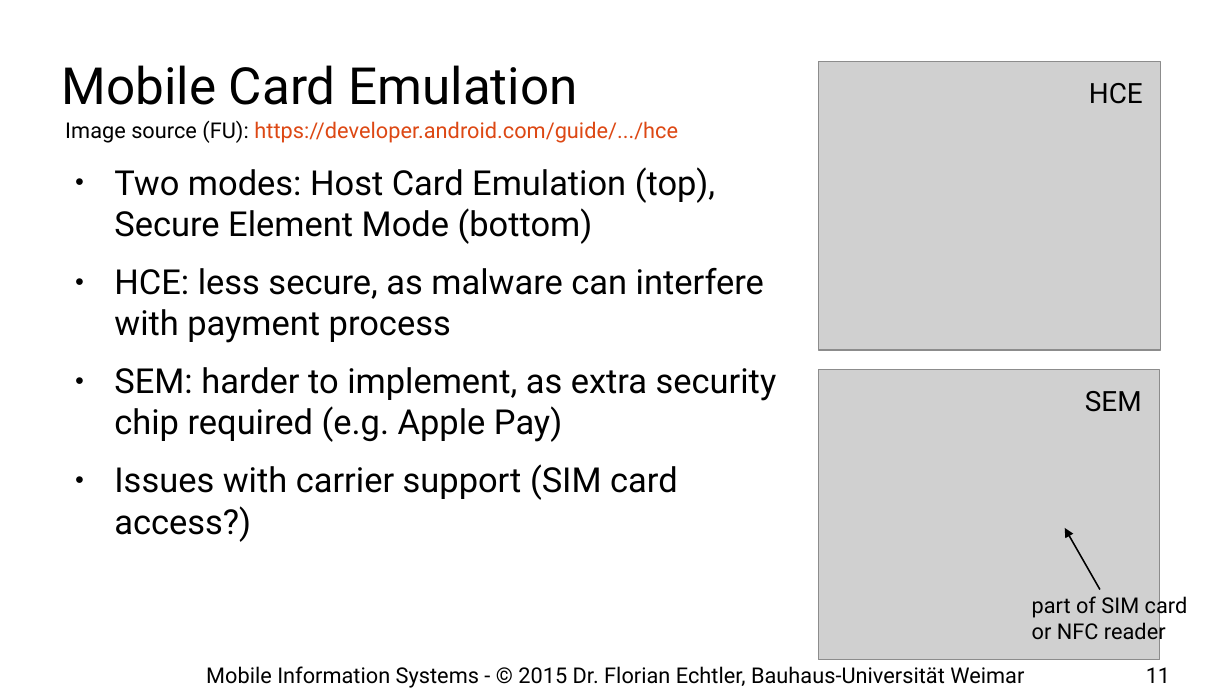
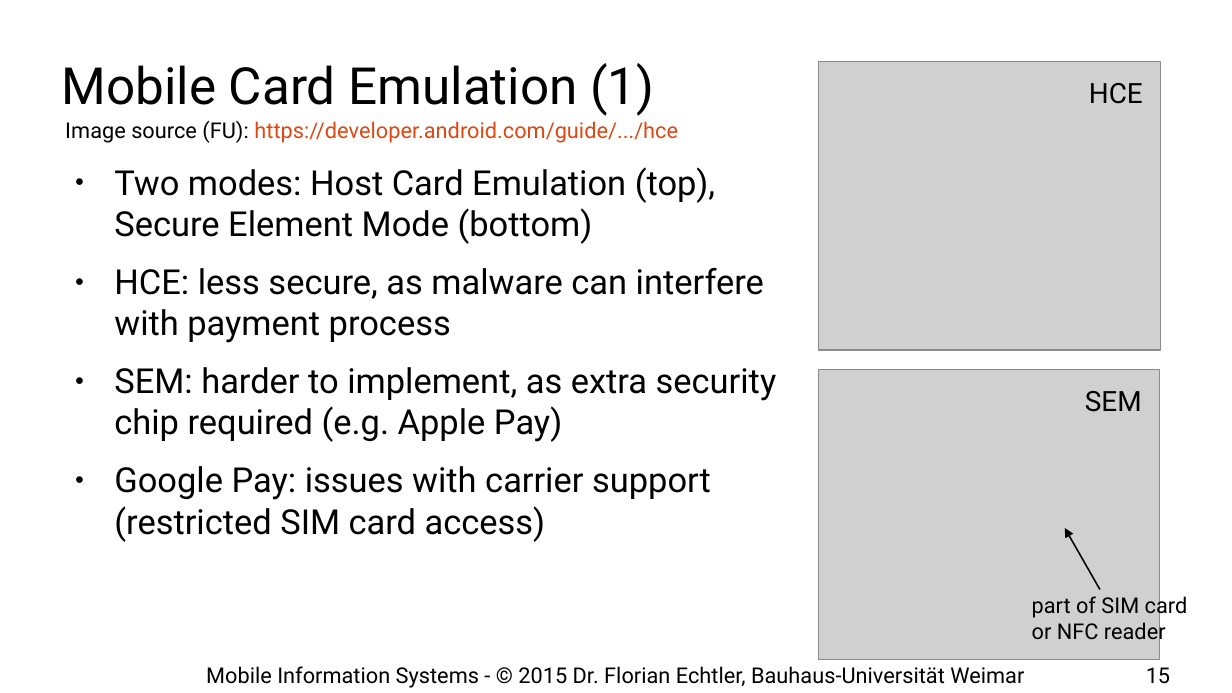
Before and after one commit to floe/mobile-information-systems, a slide deck: slide 15 of 11-case-studies.odp (slide 11 before the commit). Drawn at 1232x693 pixels with LibreOffice and Linux fonts; fonts in the diff are those of the drawing; grey boxes stand for pictures; background and template pictures are left out. Boxes give left, top, right and bottom in pixels: in the first picture for what was removed or moved away, otherwise in the second. Text is boxed around its words. In the diff, an @@ line names an element or a change of style, - is before the commit and + after.

Commit message:
update 2020 final

```diff
--- a/11-case-studies.odp
+++ b/11-case-studies.odp
@@ title at bbox=[62, 63, 654, 116]: text changed @@
-Mobile Card Emulation
+Mobile Card Emulation (1)
@@ text at bbox=[114, 466, 711, 542]: text changed @@
-● Issues with carrier support (SIM card access?)
+● Google Pay: issues with carrier support (restricted SIM card access)
@@ page number at bbox=[1146, 667, 1170, 684]: text changed @@
-11
+15
```
Also in this commit, not shown: 4 other slides changed, 7 slides added.
